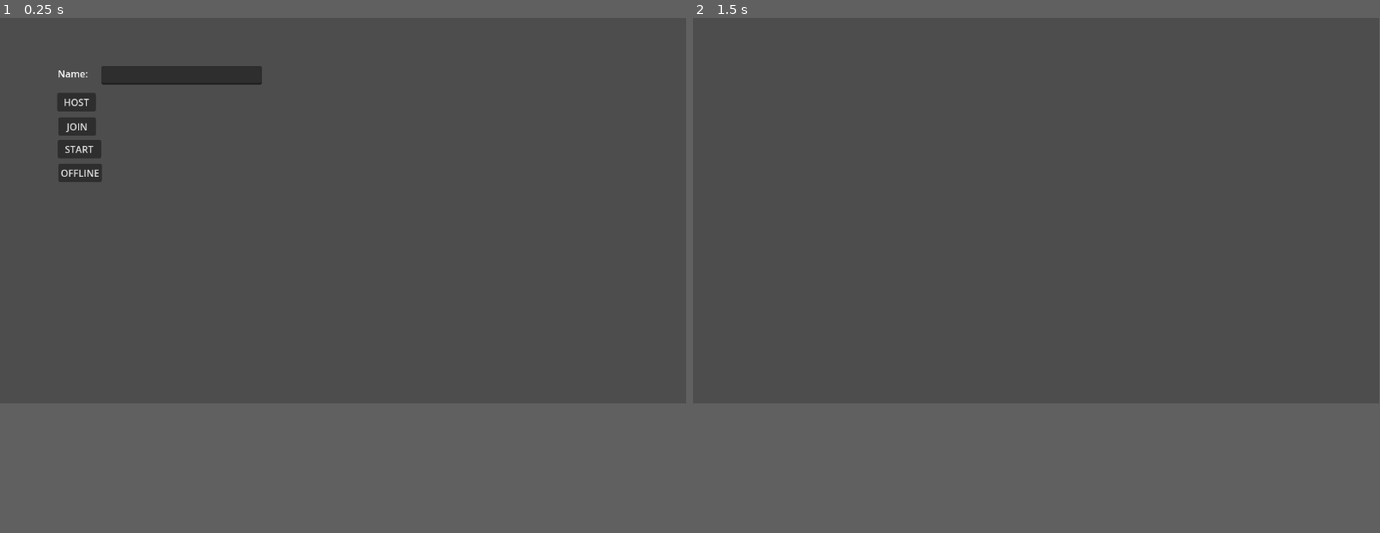
Above: before the commit, frames 1-2 (left to right).
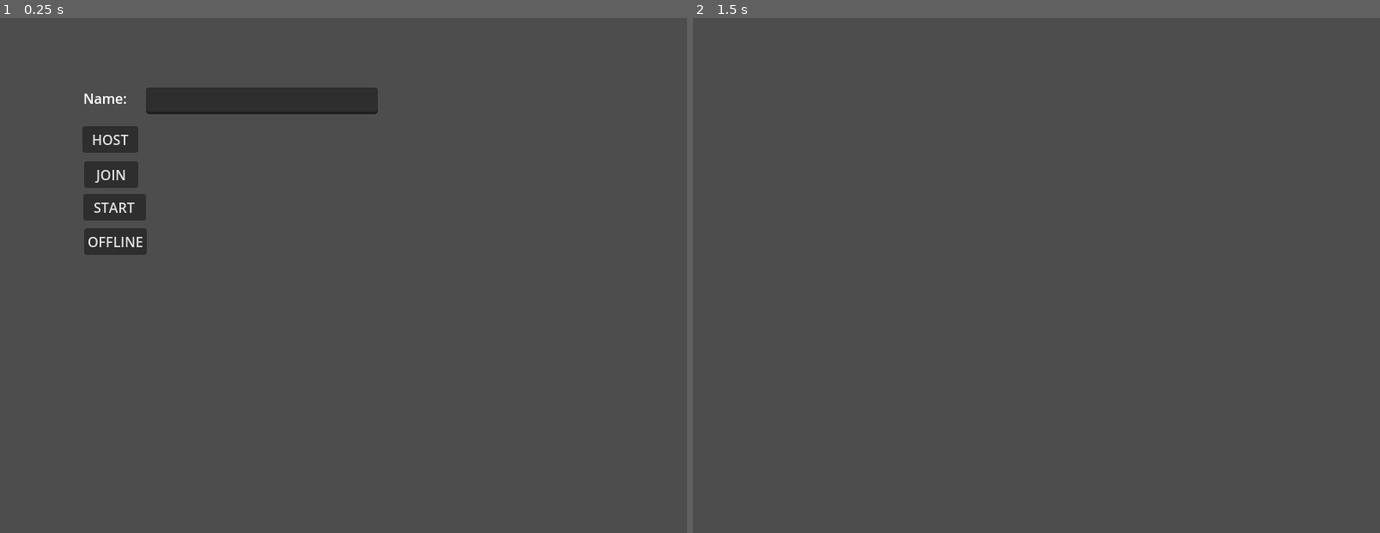
Above: after the commit, the same moments.

Repository: RustyPrime/AcerolaJam0_Asymberration
Game: Godot game, scene res://Scenes/main_menu.tscn
Same seed, same stepped clock (60 frames per second), same inputs: the game is played once before the commit and once after it. Before the commit the project has no main scene; this scene is started directly in both runs.
Inputs (mouse positions are in pixels of both pictures, inside the frame that each line leads up to):
- Up to frame 1 (0.25 s): no input
- Up to frame 2 (1.5 s): click "START" at 0.5 s; tap Enter at 1.25 s; move the mouse to (1187, 193) at 1.27 s; hold D (right) from 1.28 s (still down); click (1187, 193) at 1.35 s
In our replay, the window is 799x449 before the commit and 800x600 after it. These sizes can differ from the game's own. Grey fills any space a smaller window leaves; there, only what the larger window draws over its background counts as a difference.

The runs differ from the first frame. In frame 1, 4.8% of the frame differs, in the area x 8-55%, y 9-46%; in frame 2, only the window size differs.

Commit message:
fixed: synced shooting, inherited player 1 base to avoid duplicate nodes in local and remote player1 versions

Diff:
--- a/Scenes/Subscenes/player_1.tscn
+++ b/Scenes/Subscenes/player_1.tscn
@@ -1,35 +1,13 @@
-[gd_scene load_steps=6 format=3 uid="uid://bhxlmgc3clgt0"]
+[gd_scene load_steps=2 format=3 uid="uid://bhxlmgc3clgt0"]
 
-[ext_resource type="Script" path="res://Scripts/Player1.gd" id="1_i8ruu"]
-[ext_resource type="Material" uid="uid://b3aluapbncj1v" path="res://Materials/player1_material.tres" id="2_8mn60"]
+[ext_resource type="PackedScene" uid="uid://cx4n3fgv54r1a" path="res://Scenes/Subscenes/player_1_base.tscn" id="1_ge8cf"]
 
-[sub_resource type="CapsuleMesh" id="CapsuleMesh_pxubv"]
+[node name="PlayerRig" type="Node3D"]
+top_level = true
 
-[sub_resource type="CapsuleShape3D" id="CapsuleShape3D_nwete"]
+[node name="Player1" parent="." instance=ExtResource("1_ge8cf")]
 
-[sub_resource type="BoxMesh" id="BoxMesh_uj8jy"]
-
-[node name="Player1" type="CharacterBody3D"]
-top_level = true
-script = ExtResource("1_i8ruu")
-BULLET_SPEED = 300.0
-
-[node name="MeshInstance3D" type="MeshInstance3D" parent="."]
-transform = Transform3D(1, 0, 0, 0, 1, 0, 0, 0, 1, 0, 0.997871, 0)
-mesh = SubResource("CapsuleMesh_pxubv")
-surface_material_override/0 = ExtResource("2_8mn60")
-
-[node name="Camera3D" type="Camera3D" parent="."]
+[node name="Camera3D" type="Camera3D" parent="Player1"]
 transform = Transform3D(1, 0, 0, 0, 1, 0, 0, 0, 1, 0, 1.63351, 0)
 
-[node name="CollisionShape3D" type="CollisionShape3D" parent="."]
-transform = Transform3D(1, 0, 0, 0, 1, 0, 0, 0, 1, 0, 0.997871, 0)
-shape = SubResource("CapsuleShape3D_nwete")
-
-[node name="Shotgun" type="MeshInstance3D" parent="."]
-transform = Transform3D(0.131105, 0, 0.125299, 0, 0.194929, 0, -0.0165578, 0, 0.992119, 0.429216, 1.10194, -1.02108)
-material_override = ExtResource("2_8mn60")
-mesh = SubResource("BoxMesh_uj8jy")
-
-[node name="Barrel" type="Node3D" parent="."]
-transform = Transform3D(-0.987705, 0, -0.156331, 0, 1, 0, 0.156331, 0, -0.987705, 0.355443, 1.12474, -1.61139)
+[editable path="Player1"]
--- /dev/null
+++ b/Scenes/Subscenes/player_1_base.tscn
@@ -0,0 +1,42 @@
+[gd_scene load_steps=7 format=3 uid="uid://cx4n3fgv54r1a"]
+
+[ext_resource type="Script" path="res://Scripts/Player1.gd" id="1_rdjtu"]
+[ext_resource type="Material" uid="uid://b3aluapbncj1v" path="res://Materials/player1_material.tres" id="2_sjo4x"]
+
+[sub_resource type="CapsuleMesh" id="CapsuleMesh_pxubv"]
+
+[sub_resource type="CapsuleShape3D" id="CapsuleShape3D_nwete"]
+
+[sub_resource type="BoxMesh" id="BoxMesh_uj8jy"]
+
+[sub_resource type="SceneReplicationConfig" id="SceneReplicationConfig_14xoj"]
+properties/0/path = NodePath(".:position")
+properties/0/spawn = true
+properties/0/replication_mode = 1
+properties/1/path = NodePath(".:rotation")
+properties/1/spawn = true
+properties/1/replication_mode = 1
+
+[node name="Player1" type="CharacterBody3D"]
+top_level = true
+script = ExtResource("1_rdjtu")
+
+[node name="MeshInstance3D" type="MeshInstance3D" parent="."]
+transform = Transform3D(1, 0, 0, 0, 1, 0, 0, 0, 1, 0, 0.997871, 0)
+mesh = SubResource("CapsuleMesh_pxubv")
+surface_material_override/0 = ExtResource("2_sjo4x")
+
+[node name="CollisionShape3D" type="CollisionShape3D" parent="."]
+transform = Transform3D(1, 0, 0, 0, 1, 0, 0, 0, 1, 0, 0.997871, 0)
+shape = SubResource("CapsuleShape3D_nwete")
+
+[node name="Shotgun" type="MeshInstance3D" parent="."]
+transform = Transform3D(0.131105, 0, 0.125299, 0, 0.194929, 0, -0.0165578, 0, 0.992119, 0.429216, 1.10194, -1.02108)
+material_override = ExtResource("2_sjo4x")
+mesh = SubResource("BoxMesh_uj8jy")
+
+[node name="Barrel" type="Node3D" parent="."]
+transform = Transform3D(-0.987705, 0, -0.156331, 0, 1, 0, 0.156331, 0, -0.987705, 0.355443, 1.12474, -1.61139)
+
+[node name="MultiplayerSynchronizer" type="MultiplayerSynchronizer" parent="."]
+replication_config = SubResource("SceneReplicationConfig_14xoj")
--- a/Scenes/Subscenes/player_1_remote.tscn
+++ b/Scenes/Subscenes/player_1_remote.tscn
@@ -1,32 +1,7 @@
-[gd_scene load_steps=6 format=3 uid="uid://cx4n3fgv54r1a"]
+[gd_scene load_steps=2 format=3 uid="uid://c5c08p1yp1ah"]
 
-[ext_resource type="Script" path="res://Scripts/Player1.gd" id="1_rdjtu"]
-[ext_resource type="Material" uid="uid://b3aluapbncj1v" path="res://Materials/player1_material.tres" id="2_sjo4x"]
+[ext_resource type="PackedScene" uid="uid://cx4n3fgv54r1a" path="res://Scenes/Subscenes/player_1_base.tscn" id="1_13cwo"]
 
-[sub_resource type="CapsuleMesh" id="CapsuleMesh_pxubv"]
+[node name="PlayerRig" type="Node3D"]
 
-[sub_resource type="CapsuleShape3D" id="CapsuleShape3D_nwete"]
-
-[sub_resource type="BoxMesh" id="BoxMesh_uj8jy"]
-
-[node name="Player1" type="CharacterBody3D"]
-top_level = true
-script = ExtResource("1_rdjtu")
-BULLET_SPEED = 300.0
-
-[node name="MeshInstance3D" type="MeshInstance3D" parent="."]
-transform = Transform3D(1, 0, 0, 0, 1, 0, 0, 0, 1, 0, 0.997871, 0)
-mesh = SubResource("CapsuleMesh_pxubv")
-surface_material_override/0 = ExtResource("2_sjo4x")
-
-[node name="CollisionShape3D" type="CollisionShape3D" parent="."]
-transform = Transform3D(1, 0, 0, 0, 1, 0, 0, 0, 1, 0, 0.997871, 0)
-shape = SubResource("CapsuleShape3D_nwete")
-
-[node name="Shotgun" type="MeshInstance3D" parent="."]
-transform = Transform3D(0.131105, 0, 0.125299, 0, 0.194929, 0, -0.0165578, 0, 0.992119, 0.429216, 1.10194, -1.02108)
-material_override = ExtResource("2_sjo4x")
-mesh = SubResource("BoxMesh_uj8jy")
-
-[node name="Barrel" type="Node3D" parent="."]
-transform = Transform3D(-0.987705, 0, -0.156331, 0, 1, 0, 0.156331, 0, -0.987705, 0.355443, 1.12474, -1.61139)
+[node name="Player1" parent="." instance=ExtResource("1_13cwo")]
--- a/Scenes/level.tscn
+++ b/Scenes/level.tscn
@@ -1,7 +1,8 @@
-[gd_scene load_steps=9 format=3 uid="uid://cqupai8j3ftri"]
+[gd_scene load_steps=10 format=3 uid="uid://cqupai8j3ftri"]
 
 [ext_resource type="PackedScene" uid="uid://bhxlmgc3clgt0" path="res://Scenes/Subscenes/player_1.tscn" id="1_3uona"]
 [ext_resource type="Script" path="res://Scripts/SceneManager.gd" id="1_eka7w"]
+[ext_resource type="PackedScene" uid="uid://c5c08p1yp1ah" path="res://Scenes/Subscenes/player_1_remote.tscn" id="3_oiu4u"]
 [ext_resource type="PackedScene" uid="uid://c2cb13c6yvri5" path="res://Scenes/Subscenes/player_2.tscn" id="3_uib1h"]
 
 [sub_resource type="BoxMesh" id="BoxMesh_o4il2"]
@@ -19,6 +20,7 @@
 [node name="Level" type="Node3D"]
 script = ExtResource("1_eka7w")
 player1_scene = ExtResource("1_3uona")
+player1_remote_scene = ExtResource("3_oiu4u")
 player2_scene = ExtResource("3_uib1h")
 
 [node name="World" type="Node3D" parent="."]
@@ -34,8 +36,7 @@
 shape = SubResource("BoxShape3D_4g7w5")
 
 [node name="Ceiling" type="MeshInstance3D" parent="World"]
-transform = Transform3D(29.792, 0, 0, 0, 0.207, 0, 0, 0, 15, -0.177695, 3.52714, 0)
-visible = false
+transform = Transform3D(29.792, 0, 0, 0, 0.207, 0, 0, 0, 15, -0.177695, 2.22513, -16.0445)
 mesh = SubResource("BoxMesh_o4il2")
 skeleton = NodePath("../..")
 
@@ -96,7 +97,9 @@
 [node name="Multiplayer" type="Node3D" parent="."]
 
 [node name="SpawnPoint1" type="Node3D" parent="Multiplayer"]
-transform = Transform3D(-4.37114e-08, 0, -1, 0, 1, 0, 1, 0, -4.37114e-08, 10.5088, 3.49174, 0)
+transform = Transform3D(-4.37114e-08, 0, -1, 0, 1, 0, 1, 0, -4.37114e-08, 10.5088, 1.17551, 0)
+
+[node name="Marker3D" type="Marker3D" parent="Multiplayer/SpawnPoint1"]
 
 [node name="SpawnPoint2" type="Node3D" parent="Multiplayer"]
 transform = Transform3D(1, 0, 0, 0, 0.400461, -0.916314, 0, 0.916314, 0.400461, 0, 24.43, -13.126)
--- a/Scenes/main_menu.tscn
+++ b/Scenes/main_menu.tscn
@@ -36,6 +36,7 @@
 text = "START"
 
 [node name="Offline" type="Button" parent="."]
+layout_mode = 0
 offset_left = 98.0
 offset_top = 245.0
 offset_right = 171.0
--- a/Scripts/Player1.gd
+++ b/Scripts/Player1.gd
@@ -6,21 +6,21 @@
 
 @export var BULLET_SPEED = 150.0
 
-
-
-
 # Get the gravity from the project settings to be synced with RigidBody nodes.
 var gravity = ProjectSettings.get_setting("physics/3d/default_gravity")
 
 @onready var bullet : PackedScene = load("res://Scenes/Subscenes/bullet.tscn")
-
 @onready var barrel = $Barrel
 
 func _process(_delta):
+	if $MultiplayerSynchronizer.get_multiplayer_authority() != multiplayer.get_unique_id():
+		return
 	if Input.is_action_just_pressed("shoot"):
-		shoot()
+		shoot.rpc()
 
 func _physics_process(delta):
+	if $MultiplayerSynchronizer.get_multiplayer_authority() != multiplayer.get_unique_id():
+		return
 	# Add the gravity.
 	if not is_on_floor():
 		velocity.y -= gravity * delta
@@ -40,7 +40,7 @@
 
 	move_and_slide()
 
-
+@rpc("any_peer", "call_local")
 func shoot():
 	var spawned_bullet = bullet.instantiate()
 	var spawned_bullet2 = bullet.instantiate()
--- a/Scripts/SceneManager.gd
+++ b/Scripts/SceneManager.gd
@@ -2,6 +2,7 @@
 
 
 @export var player1_scene : PackedScene
+@export var player1_remote_scene : PackedScene
 @export var player2_scene : PackedScene
 
 @onready var player1_spawnPoint = $Multiplayer/SpawnPoint1
@@ -14,6 +15,8 @@
 				spawn_player("player1", player1_scene, player1_spawnPoint)
 			else:
 				spawn_player("player2", player2_scene, player2_spawnPoint)
+				# spawn remote player 1
+				spawn_player("player1", player1_remote_scene, player1_spawnPoint)
 
 
 func spawn_player(player_name, player_scene, player_spawn):
--- a/project.godot
+++ b/project.godot
@@ -11,12 +11,18 @@
 [application]
 
 config/name="Acerola Game Jam 0 Abberation"
+run/main_scene="res://Scenes/main_menu.tscn"
 config/features=PackedStringArray("4.2", "GL Compatibility")
 config/icon="res://icon.svg"
 
 [autoload]
 
 GameManager="*res://Scripts/GameManager.gd"
+
+[display]
+
+window/size/viewport_width=800
+window/size/viewport_height=600
 
 [input]
 
